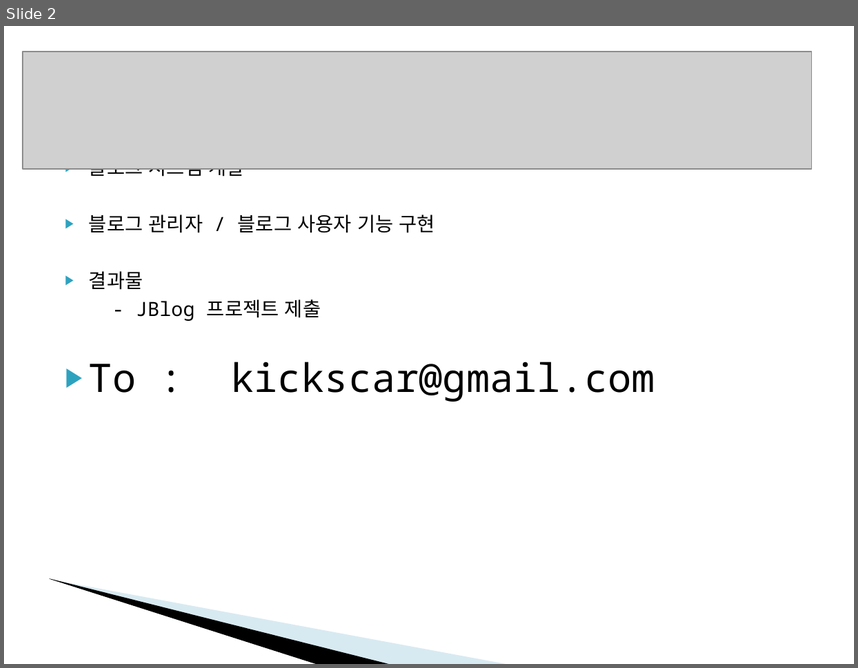
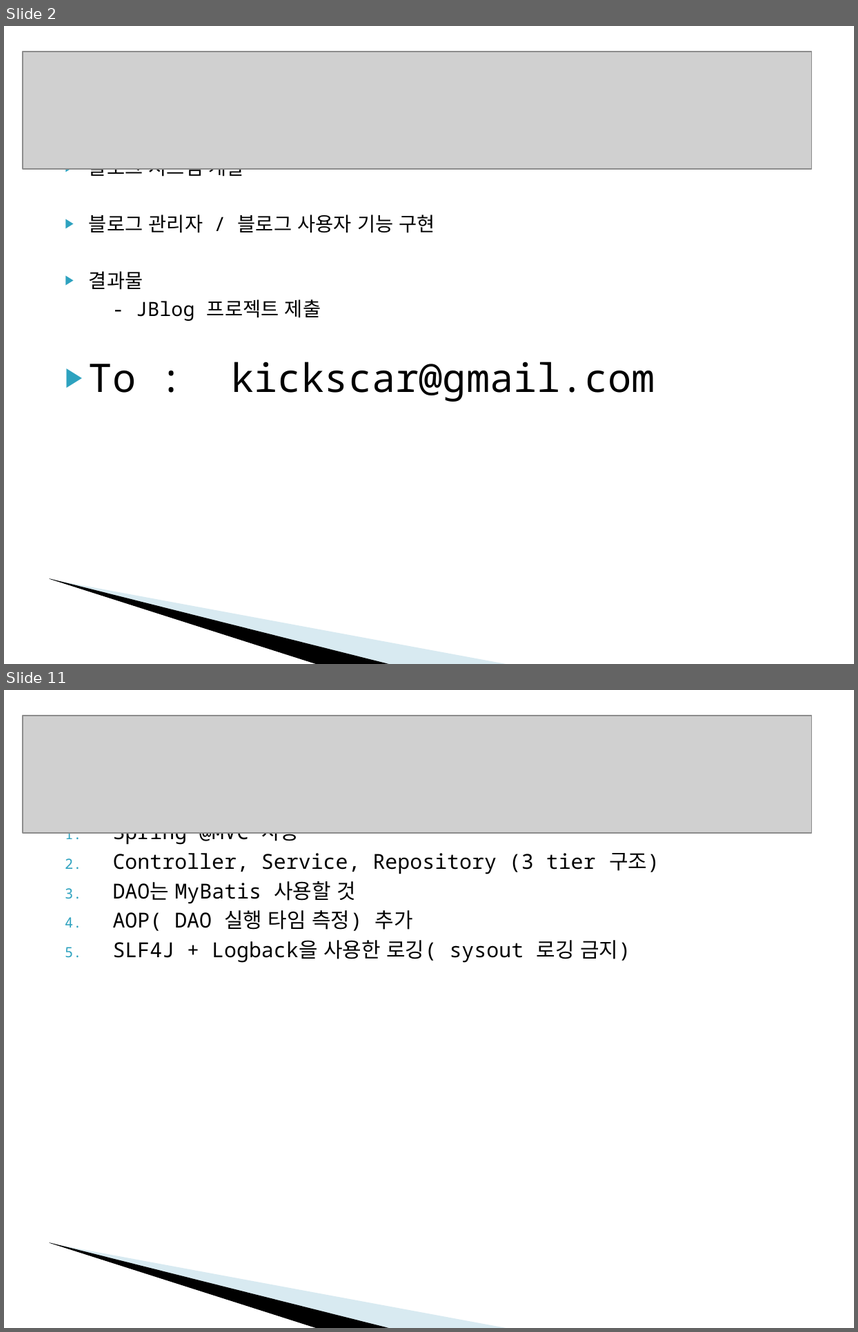
Before and after one commit to babamba/jblog-1, a slide deck: docs/SpringMVC-평가과제.ppt. Shown one above the other, each under a label of ours: slide 2 before the commit, slides 2 and 11 after it; the slides between them are not shown. The pictures are 858x668 and 858x1332 pixels, drawn with LibreOffice and Linux fonts; fonts in the diff are those of the drawing; grey boxes stand for pictures; background and template pictures are left out. Boxes give left, top, right and bottom in pixels: in the first picture for what was removed or moved away, otherwise in the second. Text is boxed around its words. In the diff, an @@ line names an element or a change of style, - is before the commit and + after.

```diff
--- a/docs/SpringMVC-평가과제.ppt
+++ b/docs/SpringMVC-평가과제.ppt
@@ slide 11 added at (4, 690, 854, 1328), background #FFFFFF; not listed: 2 template elements that a slide beside it also shows @@
@@ picture added at (23, 716, 811, 833) @@
@@ text added at (113, 832, 660, 963), 17.5 pt, text #000000 @@
+1. Spring @MVC 사용
+2. Controller, Service, Repository (3 tier 구조)
+3. DAO는 MyBatis 사용할 것
+4. AOP( DAO 실행 타임 측정) 추가
+5. SLF4J + Logback을 사용한 로깅( sysout 로깅 금지)
```
Also in this commit, not shown: 4 slides changed, 5 other slides added, 8 slides removed.
